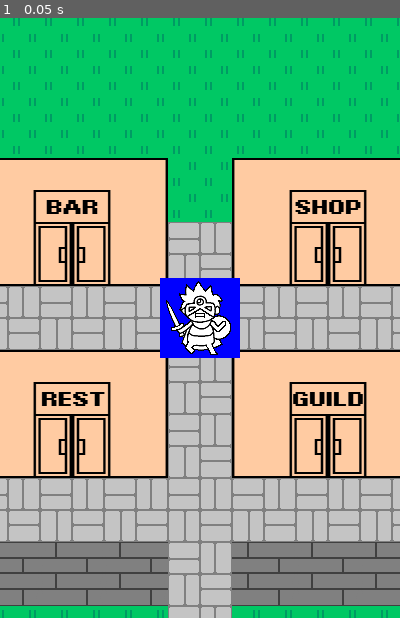
Above: before the commit, frame 1.
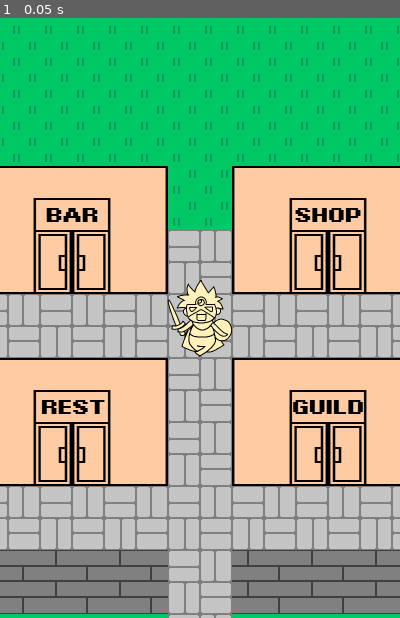
Above: after the commit, the same moment.

Repository: allgorilla/jutegame
Game: Godot game, scene res://PlayerController.tscn
The game is run twice, just before and just after one commit, with the same random seed, the same clock (stepped at 60 frames per second) and the same inputs.
Inputs:
- Up to frame 1 (0.05 s): no input

The runs differ from the first frame. In frame 1, 23% of the frame differs, in the area x 0-100%, y 0-100%.

Commit message:
プレイヤー画像を差し替え

Diff:
--- a/PlayerController.tscn
+++ b/PlayerController.tscn
@@ -52,6 +52,8 @@
 
 [node name="Player" type="Sprite2D" parent="." unique_id=400859828]
 z_index = 1
+position = Vector2(0, -8)
+scale = Vector2(0.5, 0.5)
 texture = ExtResource("1_3mwrl")
 script = ExtResource("2_1hgir")
 
Binary file changed: image/human_01.png
Binary file changed: image/human_02.png
